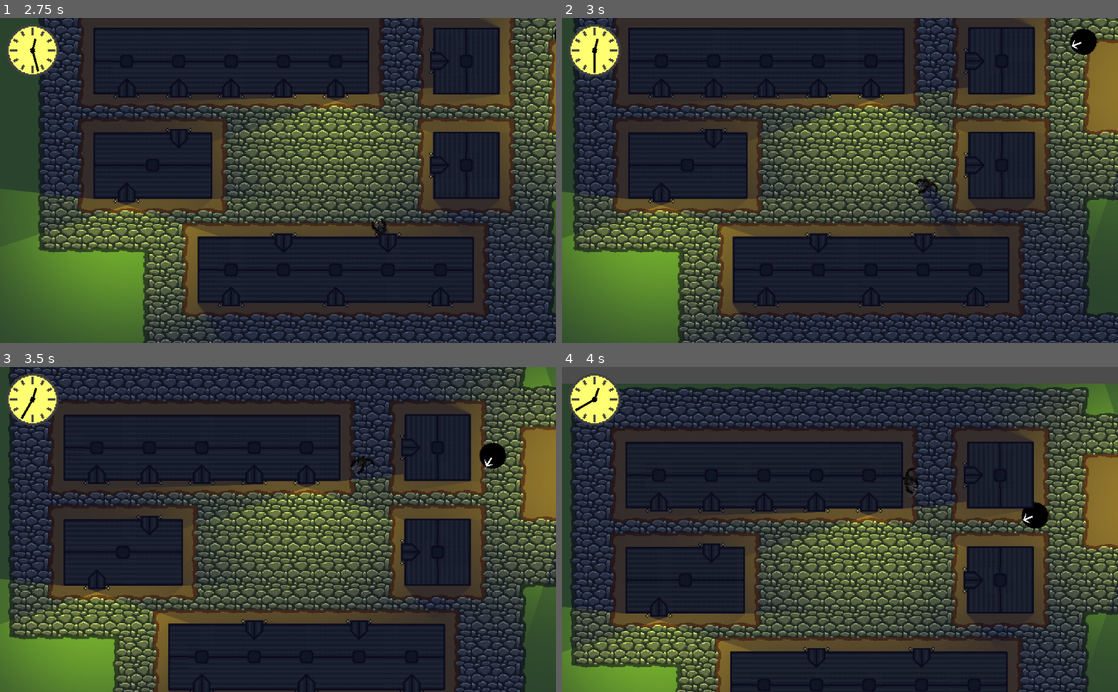
Above: before the commit, frames 1-4 (two rows, left to right).
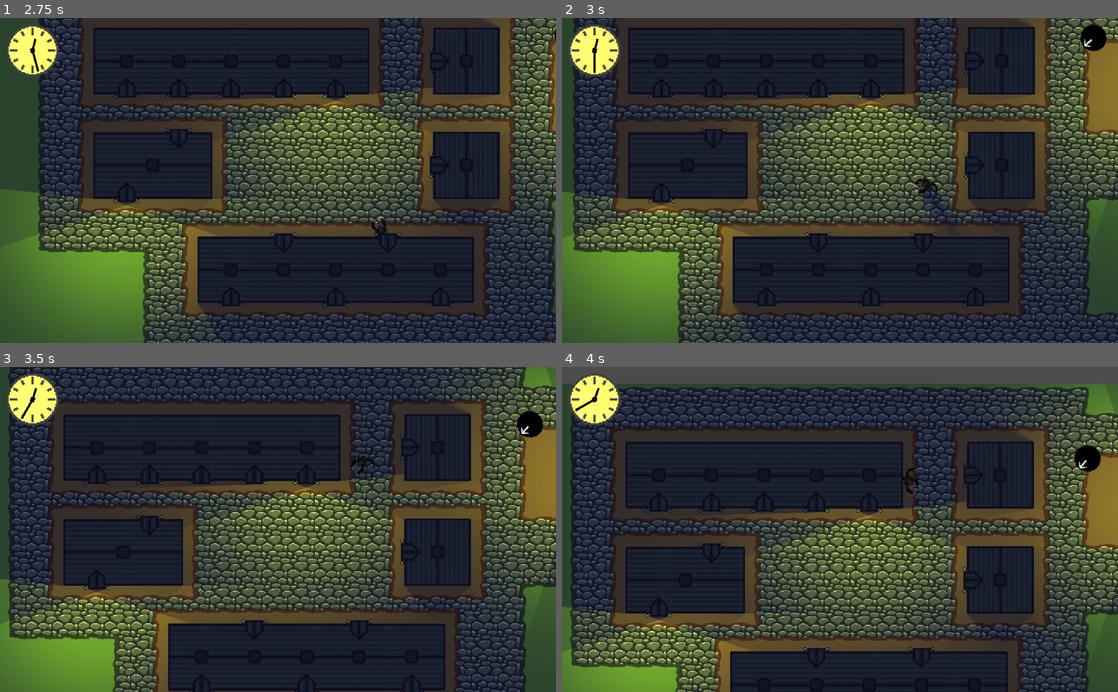
Above: after the commit, the same moments.

Repository: marc-hugh-tom/game-off-2020
Game: Godot game, scene res://nodes/PlayState.tscn
Two runs of this game, one before a commit and one after it. Both use one fixed random seed, a clock stepped at 60 frames per second and the inputs below.
Inputs (mouse positions are in pixels of both pictures, inside the frame that each line leads up to):
- Up to frame 1 (2.75 s): move the mouse to (400, 164) at 0.52 s; press the mouse at (400, 164) at 0.53 s; hold D (right) 0.53-1.28 s; move the mouse to (166, 196) at 1.27 s; release the mouse at (166, 196) at 1.28 s; hold S (down) 1.28-2.03 s; right-click (166, 196) at 1.35 s; move the mouse to (333, 109) at 2.02 s; press the mouse at (333, 109) at 2.03 s; hold D (right) from 2.03 s (still down)
- Up to frame 2 (3 s): move the mouse to (812, 245) at 2.77 s; release D (right) at 2.78 s; release the mouse at (812, 245) at 2.78 s; hold W (up) from 2.78 s (still down); right-click (812, 245) at 2.85 s
- Up to frame 3 (3.5 s): keep holding W (up)
- Up to frame 4 (4 s): move the mouse to (1006, 578) at 3.52 s; release W (up) at 3.53 s; press the mouse at (1006, 578) at 3.53 s; hold A (left) from 3.53 s (still down)

Frame 1 is identical in both runs. In frame 2, 0.3% of the frame differs, in the area x 91-98%, y 2-12%; in frame 3, 0.6%, in the area x 86-98%, y 13-32%; in frame 4, 0.6%.

Commit message:
add support for reacting to woofs during all stages of investigating

Diff:
--- a/nodes/villager/actions/scripts/Investigate.gd
+++ b/nodes/villager/actions/scripts/Investigate.gd
@@ -1,4 +1,6 @@
 extends "res://nodes/villager/actions/scripts/Action.gd"
+
+var current_path = null
 
 # Investigate is a mini state machine that flows from "Alert" to "MoveToNoise"
 # to "DoInvestigation"
@@ -99,14 +101,19 @@
 	return "investigate (" + current_state.get_label() + ")"
 
 func on_enter():
-	var path = villager.emotion_metadata.get(Villager.Emotion.CURIOSITY)
-	current_state = Alert.new(path)
+	current_path = villager.emotion_metadata.get(Villager.Emotion.CURIOSITY)
+	current_state = Alert.new(current_path)
 
 func on_exit():
 	current_state = Null.new()
 
 func physics_process(delta):
-	current_state = current_state.physics_process(delta, villager)
+	var path = villager.emotion_metadata.get(Villager.Emotion.CURIOSITY)
+	if path != current_path:
+		current_path = path
+		current_state = Alert.new(current_path)
+	else:
+		current_state = current_state.physics_process(delta, villager)
 
 func should_activate():
 	if villager == null:
